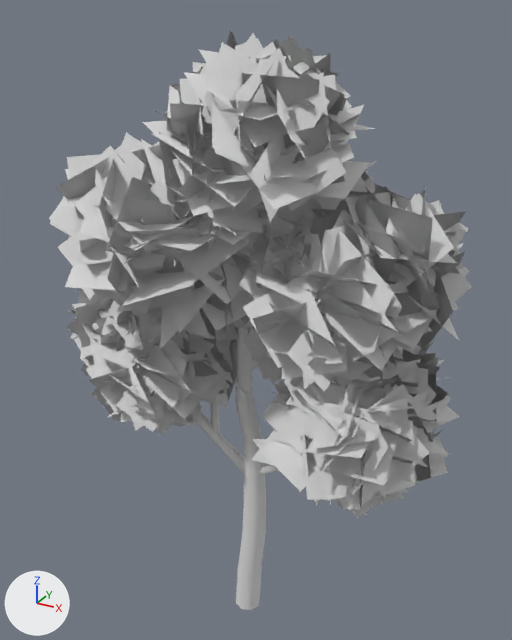
The glTF model public/glb/stylized_nature_pack/NormalTree_2.glb as it was, and as the next commit left it.
Both versions are drawn from a 50 mm lens placed at (3.3, -5.76, 6.72), pointed at (0.01, 0.23, 3.72). Arrows for +X, +Y and +Z are at lower left; the lights stay in place. Where no turn or scale is listed for an object, it has been applied to the vertices.

Objects in the first picture: 'NormalTree_2'.
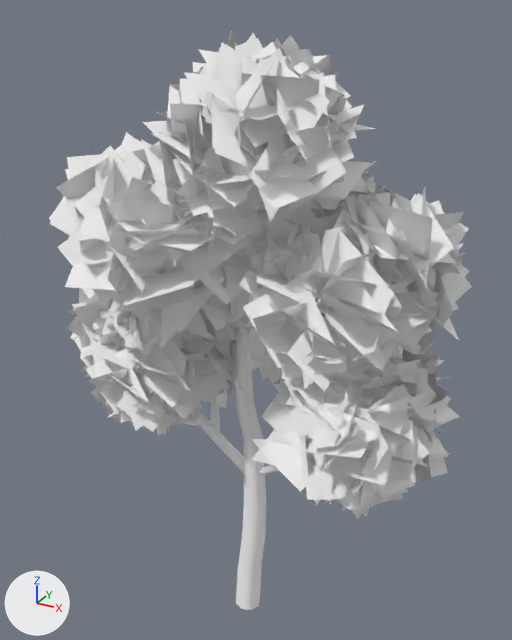
Where the newer file only moved an object's origin or applied its transform, the numbers keep the older frame.

What differs and where, as boxes (x1, y1, x2, y2) in the pictures (512 x 640 px):
'NormalTree_2', recoloured, surface changed
    both: (49, 30, 472, 610)

The change, as a diff of the scene's bpy script:
```diff
--- a/public/glb/stylized_nature_pack/NormalTree_2.glb.py
+++ b/public/glb/stylized_nature_pack/NormalTree_2.glb.py
@@ mat_normaltree_leaves @@
 mat_normaltree_leaves = principled_material('NormalTree_Leaves')
-mat_normaltree_leaves.base_color = (0.8, 0.8, 0.8)  # white #e7e7e7
-mat_normaltree_leaves.metallic = 0.4
+mat_normaltree_leaves.base_color = (1.0, 1.0, 1.0)  # white #ffffff
+mat_normaltree_leaves.metallic = 1.0
 mat_normaltree_leaves.roughness = 1.0
```
